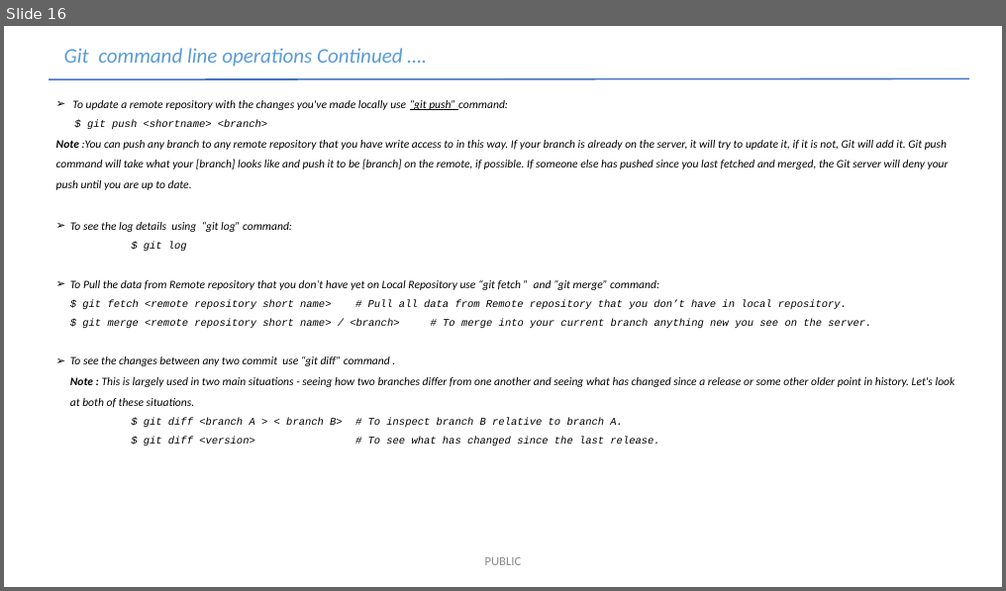
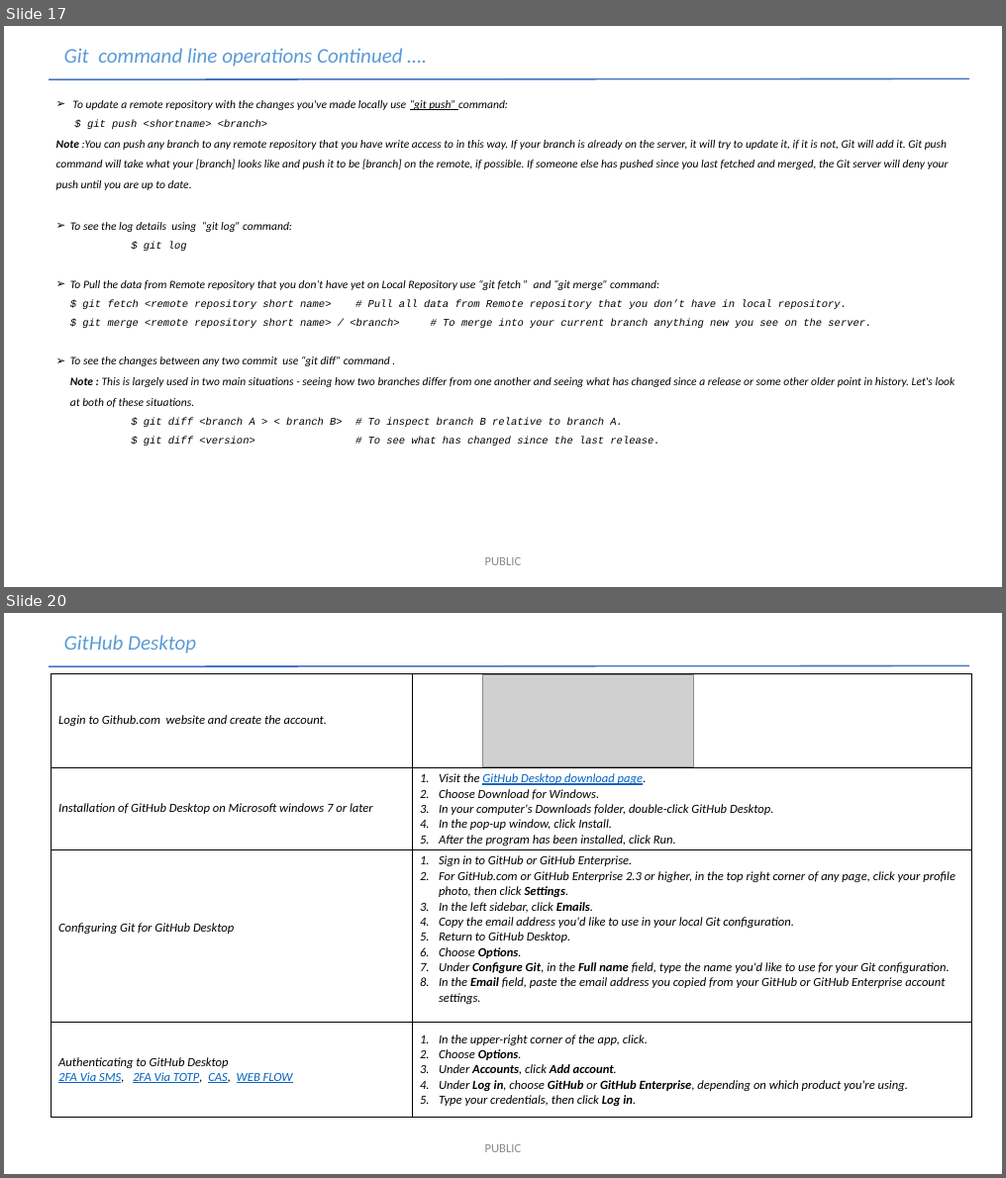
Before and after one commit to rakesh100282/Git-1, a slide deck: Git-V 0.1.pptx. Shown one above the other, each under a label of ours: slide 16 before the commit, slides 17 and 20 after it; the slides between them are not shown. The pictures are 1006x591 and 1006x1178 pixels, drawn with LibreOffice and Linux fonts; fonts in the diff are those of the drawing; grey boxes stand for pictures. Boxes give left, top, right and bottom in pixels: in the first picture for what was removed or moved away, otherwise in the second. Text is boxed around its words. In the diff, an @@ line names an element or a change of style, - is before the commit and + after.

Commit message:
Included Github Desktop slides

```diff
--- a/Git-V 0.1.pptx
+++ b/Git-V 0.1.pptx
@@ slide 20 added at [4, 613, 1002, 1174], background #FFFFFF @@
@@ text added at [64, 635, 196, 654], 20 pt, text #5B9BD5, italic @@
+GitHub Desktop
@@ line added from (49, 666) to (969, 666), #4472C4 1.5 pt @@
@@ table added at [52, 673, 972, 1118], 4 rows, 2 columns @@
+Login to Github.com website and create the account. | 
+Installation of GitHub Desktop on Microsoft windows 7 or later | Visit the GitHub Desktop download page. / Choose Download for Windows. / In your computer's Downloads folder, double-click GitHub Desktop. / In the pop-up window, click Install. / After the program has been installed, click Run.
+Configuring Git for GitHub Desktop | Sign in to GitHub or GitHub Enterprise. / For GitHub.com or GitHub Enterprise 2.3 or higher, in the top right corner of any page, click your profile photo, then click Settings. / In the left sidebar, click Emails. / Copy the email address you'd like to use in your local Git configuration. / Return to GitHub Desktop. / Choose Options. / Under Configure Git, in the Full name field, type the name you'd like to use for your Git configuration. / In the Email field, paste the email address you copied from your GitHub or GitHub Enterprise account settings.
+Authenticating to GitHub Desktop / 2FA Via SMS, 2FA Via TOTP, CAS, WEB FLOW | In the upper-right corner of the app, click. / Choose Options. / Under Accounts, click Add account. / Under Log in, choose GitHub or GitHub Enterprise, depending on which product you're using. / Type your credentials, then click Log in.
@@ picture added at [482, 674, 694, 766] @@
@@ text added at [485, 1145, 522, 1153], 12 pt, text #8C8C8C @@
+PUBLIC
@@ what was slide 16 is now slide 17 @@
```
Also in this commit, not shown: 8 slides changed, 10 other slides added, 1 slide removed.
